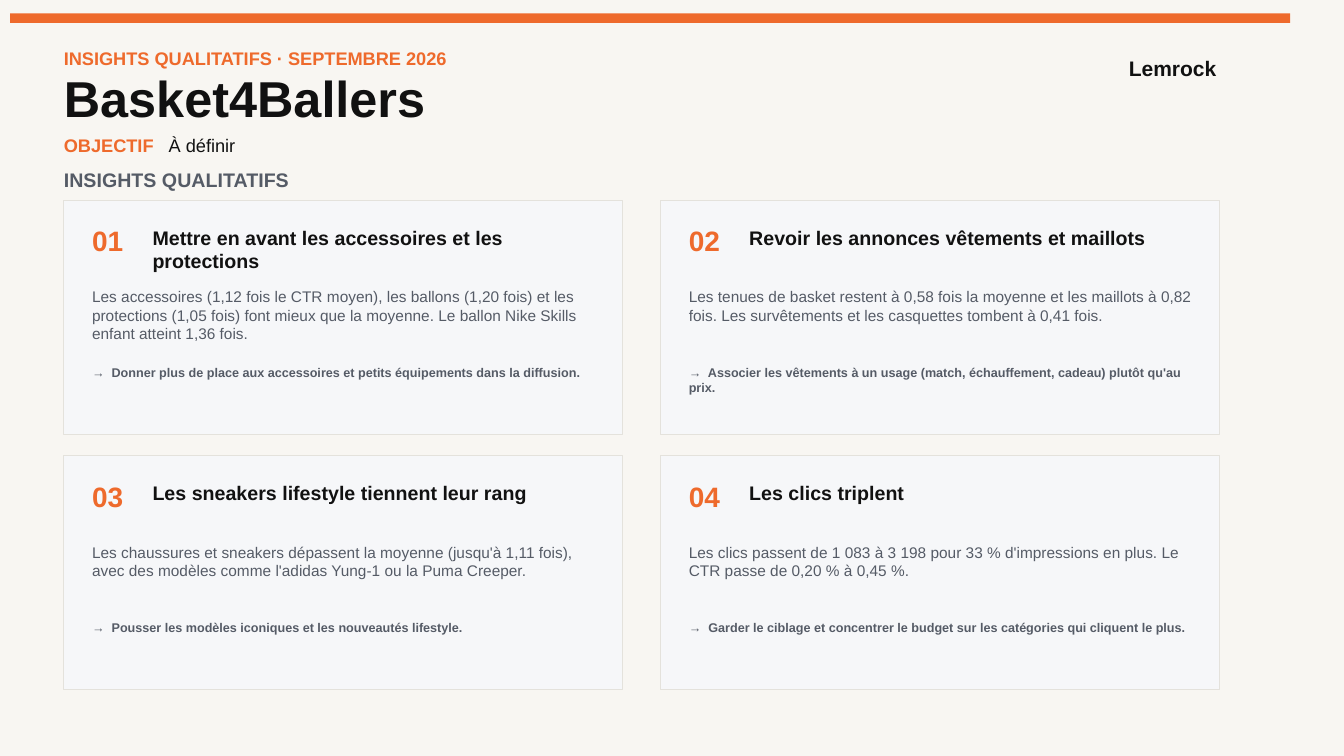
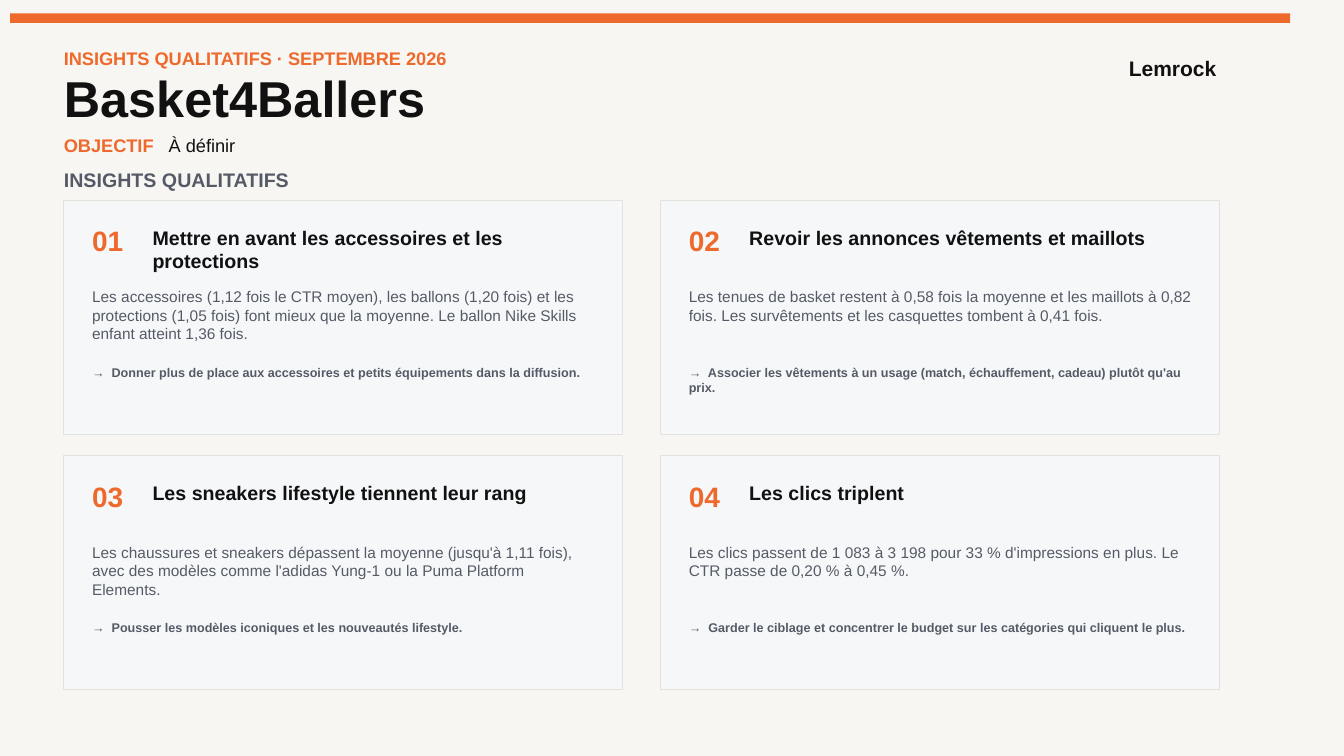
Before and after one commit to stephanemonmarson-creator/Lemrock, a slide deck: slide 2 of rapports/septembre/Basket4Ballers_sept2026.pptx. Drawn at 1344x756 pixels with LibreOffice and Linux fonts; fonts in the diff are those of the drawing. Boxes give left, top, right and bottom in pixels: in the first picture for what was removed or moved away, otherwise in the second. Text is boxed around its words. In the diff, an @@ line names an element or a change of style, - is before the commit and + after.

```diff
--- a/rapports/septembre/Basket4Ballers_sept2026.pptx
+++ b/rapports/septembre/Basket4Ballers_sept2026.pptx
@@ text at [92,546,572,595]: text changed @@
-Les chaussures et sneakers dépassent la moyenne (jusqu'à 1,11 fois), avec des modèles comme l'adidas Yung-1 ou la Puma Creeper.
+Les chaussures et sneakers dépassent la moyenne (jusqu'à 1,11 fois), avec des modèles comme l'adidas Yung-1 ou la Puma Platform Elements.
```
Also in this commit, not shown: 10 other files.
